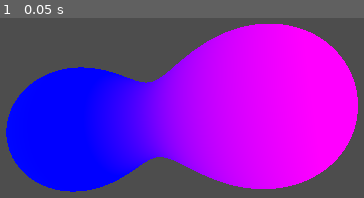
Above: before the commit, frame 1.
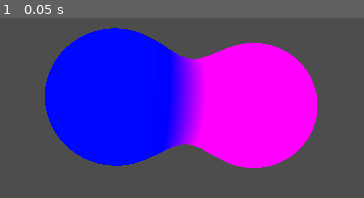
Above: after the commit, the same moment.

Repository: K2mies/Metaball-Raymarching
Game: Godot game, scene res://Scenes/raymarching00.tscn
Same seed, same stepped clock (60 frames per second), same inputs: the game is played once before the commit and once after it. The project has no main scene, so this scene is started directly.
Inputs:
- Up to frame 1 (0.05 s): no input

The runs differ from the first frame. In frame 1, 54% of the frame differs, in the area x 1-99%, y 3-97%.

Commit message:
cleaned up the code a litle and added notations not final yet

Diff:
--- a/meta-balls-and-raymarching/Scenes/raymarching00.tscn
+++ b/meta-balls-and-raymarching/Scenes/raymarching00.tscn
@@ -5,9 +5,9 @@
 [sub_resource type="ShaderMaterial" id="ShaderMaterial_4s5va"]
 render_priority = 0
 shader = ExtResource("1_oq3si")
-shader_parameter/sphere_param = PackedVector3Array(-1.97, -0.41, -2.25, 1, 0, -0.96)
-shader_parameter/colors = PackedVector3Array(1, -0.13, 1.32, -0.38, 0.05, 1.11)
-shader_parameter/weight = 2.9
+shader_parameter/sphere_param = PackedVector3Array(-1.05, 0.12, -1.82, 1, 0, -2.22)
+shader_parameter/colors = PackedVector3Array(1.9, -0.13, 1.32, -0.38, 0.05, 1.11)
+shader_parameter/weight = 0.95
 
 [sub_resource type="QuadMesh" id="QuadMesh_imecy"]
 material = SubResource("ShaderMaterial_4s5va")
@@ -21,4 +21,4 @@
 mesh = SubResource("QuadMesh_imecy")
 
 [node name="Camera3D" type="Camera3D" parent="."]
-transform = Transform3D(1, 0, 0, 0, 1, 0, 0, 0, 1, 0, 0, 2.7828755)
+transform = Transform3D(1, 0, 0, 0, 1, 0, 0, 0, 1, 0, 0, 2.563)
--- a/meta-balls-and-raymarching/Shaders/raymarching00.gdshader
+++ b/meta-balls-and-raymarching/Shaders/raymarching00.gdshader
@@ -84,7 +84,7 @@
 	return normalize( n );
 }
 
-//non colored metaballs
+// ------------------------------------------------------- non colored meta balls
 //vec4 raymarch( vec3 ray_origin, vec3 ray_dir )
 //{
 	//float	t = 0.f;
@@ -111,7 +111,7 @@
 	////return vec4( 0.f );
 //}
 
-//color meta balls
+// ---------------------------------------------------------- colored meta balls
 vec4 raymarch( vec3 ray_origin, vec3 ray_dir )
 {
 	float	t = 0.f;
